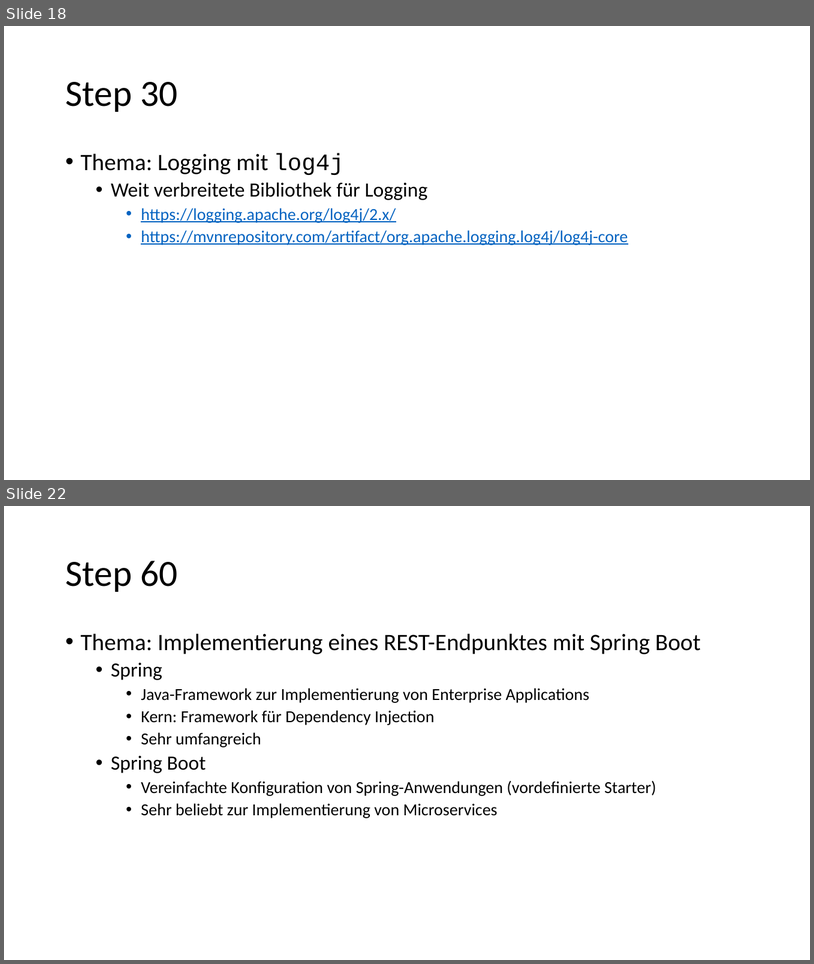
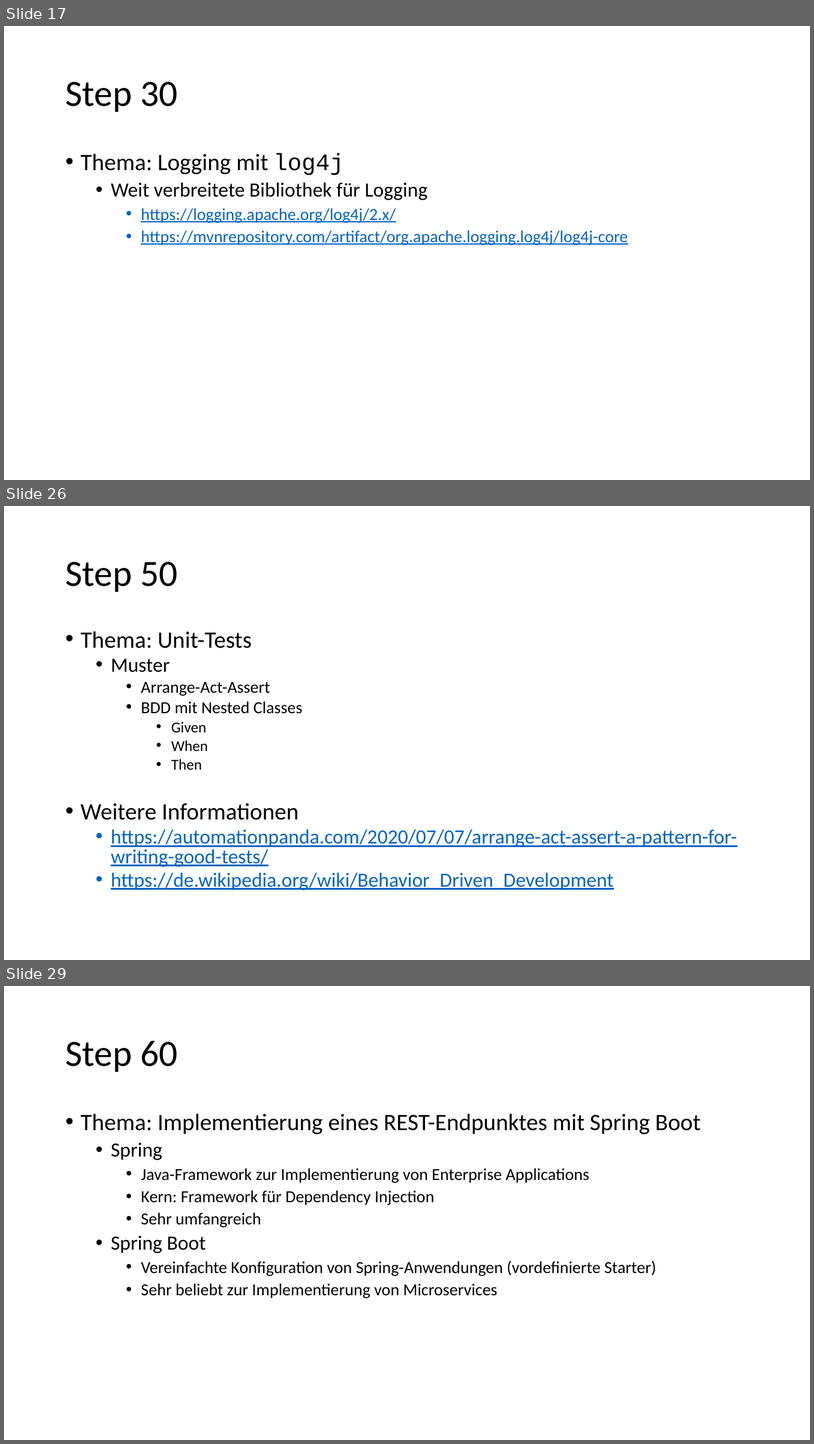
Before and after one commit to igeldo/PR4-SoSe23, a slide deck: Java-Starter.pptx. Shown one above the other, each under a label of ours: slides 18 and 22 before the commit, slides 17, 26 and 29 after it; the slides between them are not shown. The pictures are 814x964 and 814x1444 pixels, drawn with LibreOffice and Linux fonts; fonts in the diff are those of the drawing. Boxes give left, top, right and bottom in pixels: in the first picture for what was removed or moved away, otherwise in the second. Text is boxed around its words. In the diff, an @@ line names an element or a change of style, - is before the commit and + after.

Commit message:
update documentation (up to step 0055)

```diff
--- a/Java-Starter.pptx
+++ b/Java-Starter.pptx
@@ slide 26 added at <box>4,506,810,960</box>, background #FFFFFF @@
@@ title added at <box>65,562,178,592</box>, 44 pt, text #000000 @@
+Step 50
@@ text added at <box>81,631,737,890</box>, 24 pt, text #0563C1, underline @@
+• Thema: Unit-Tests
+  • Muster
+    • Arrange-Act-Assert
+    • BDD mit Nested Classes
+      • Given
+      • When
+      • Then
+• Weitere Informationen
+  • https://automationpanda.com/2020/07/07/arrange-act-assert-a-pattern-for-writing-good-tests/
+  • https://de.wikipedia.org/wiki/Behavior_Driven_Development
@@ what was slide 18 is now slide 17 @@
@@ what was slide 22 is now slide 29 @@
```
Also in this commit, not shown: 5 slides changed, 7 other slides added, 1 slide removed.
